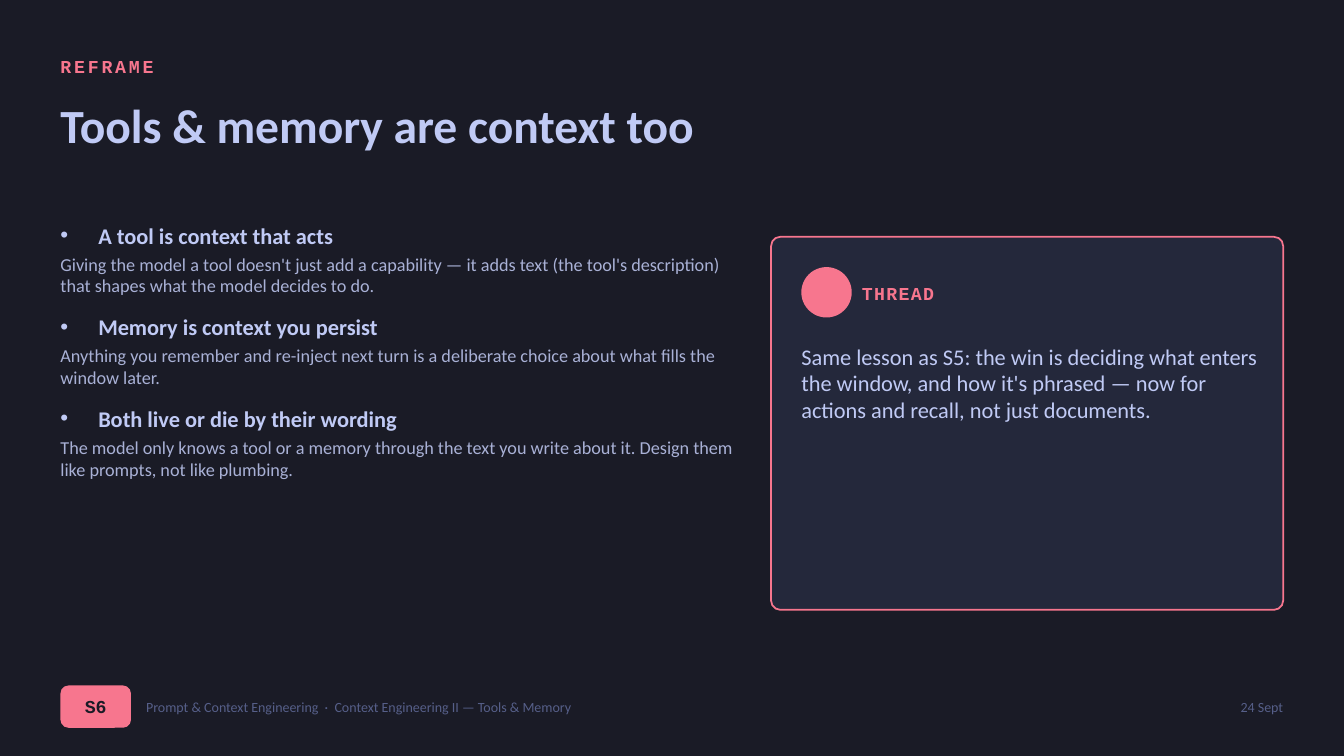
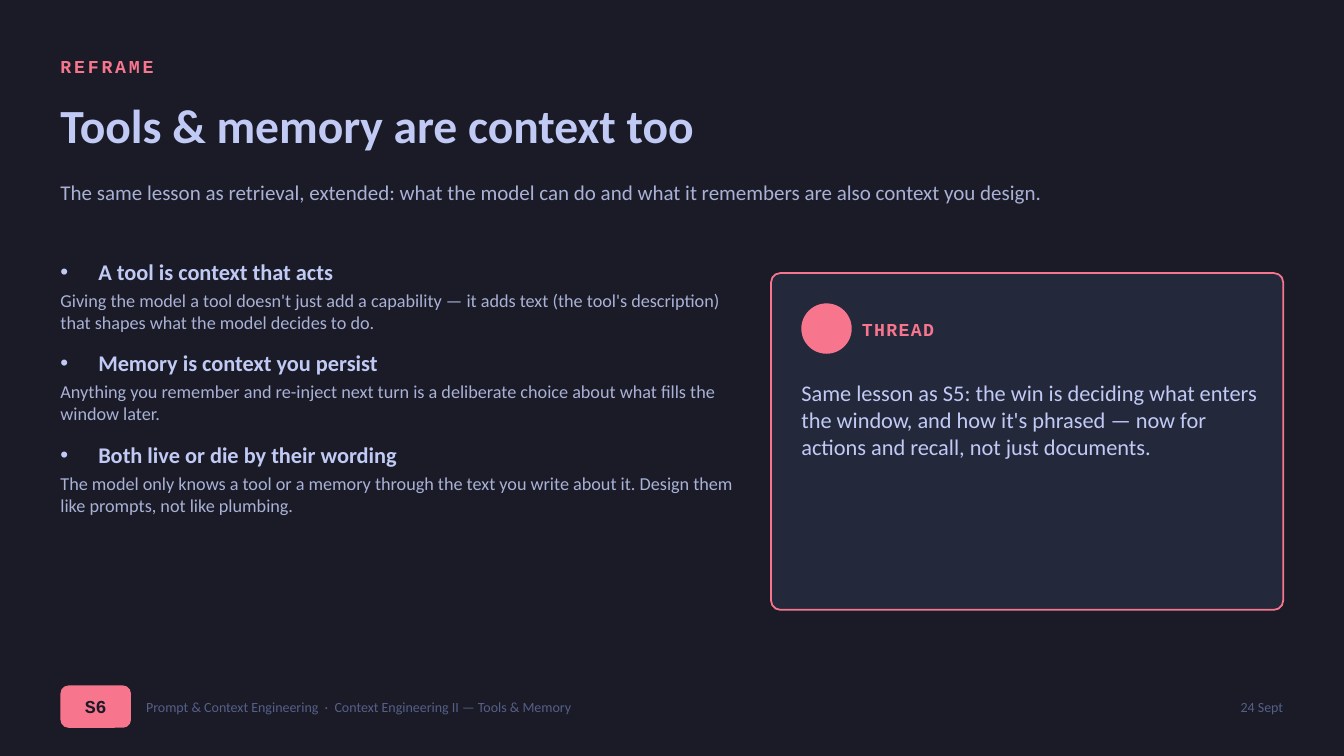
Before and after one commit to sduprey/langchain_courses, a slide deck: slide 5 of prompt-engineering-course/prompt_engineering_presentation_support/PE_S6_context-tools-memory.pptx. Drawn at 1344x756 pixels with LibreOffice and Linux fonts; fonts in the diff are those of the drawing. Boxes give left, top, right and bottom in pixels: in the first picture for what was removed or moved away, otherwise in the second. Text is boxed around its words. In the diff, an @@ line names an element or a change of style, - is before the commit and + after.

```diff
--- a/prompt-engineering-course/prompt_engineering_presentation_support/PE_S6_context-tools-memory.pptx
+++ b/prompt-engineering-course/prompt_engineering_presentation_support/PE_S6_context-tools-memory.pptx
@@ text added at [60, 185, 1041, 204], 15 pt, text #A9B1D6 @@
+The same lesson as retrieval, extended: what the model can do and what it remembers are also context you design.
@@ text "A tool is context that ...": place and size @@
-text "A tool is context that ..." at [60, 228, 732, 479]
+text "A tool is context that ..." at [60, 264, 732, 515]
@@ rounded rectangle: place and size @@
-rounded rectangle at [771, 237, 1284, 610]
+rounded rectangle at [771, 273, 1284, 610]
@@ rounded rectangle at [771, 273, 1284, 610]: proportions changed @@
@@ ellipse: place and size @@
-ellipse at [802, 267, 852, 318]
+ellipse at [802, 303, 852, 354]
@@ text "THREAD": place and size @@
-text "THREAD" at [862, 288, 934, 300]
+text "THREAD" at [862, 324, 934, 336]
@@ text "Same lesson as S5: the ...": place and size @@
-text "Same lesson as S5: the ..." at [801, 349, 1257, 422]
+text "Same lesson as S5: the ..." at [801, 385, 1257, 459]
```
Also in this commit, not shown: 8 other slides changed, 18 other files.
